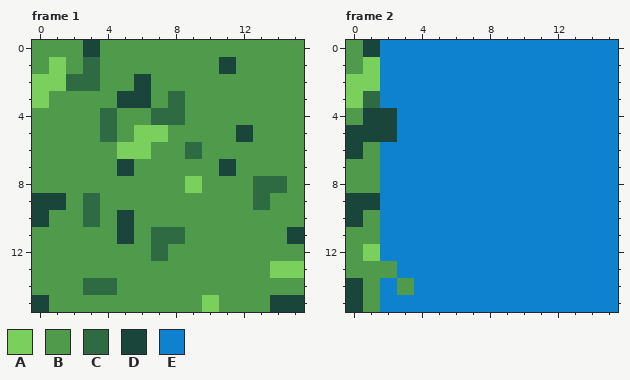
One commit to this pixel-art file: Orbsmash/ContentSource/Tiles/MedievalTiles.aseprite. Above is the file before it was changed.
16x16 pixels, 7 frames. Shown: frame 1, frame 2. The commit also changed other frames, which this record leaves out.
Visible layers, top first: "details", "main", "base".
Palette (. is transparent): A #7bcf5c  B #509b4b  C #2e6a42  D #1a453b  E #0e82ce
Pixels before, frame 1, first column x 0:
 0 BBBDBBBBBBBBBBBB
 1 BABCBBBBBBBDBBBB
 2 AACCBBDBBBBBBBBB
 3 ABBBBDDBCBBBBBBB
 4 BBBBCBBCCBBBBBBB
 5 BBBBCBAABBBBDBBB
 6 BBBBBAABBCBBBBBB
 7 BBBBBDBBBBBDBBBB
 8 BBBBBBBBBABBBCCB
 9 DDBCBBBBBBBBBCBB
10 DBBCBDBBBBBBBBBB
11 BBBBBDBCCBBBBBBD
12 BBBBBBBCBBBBBBBB
13 BBBBBBBBBBBBBBAA
14 BBBCCBBBBBBBBBBB
15 DBBBBBBBBBABBBDD
Pixels before, frame 2, first column x 0:
 0 BDEEEEEEEEEEEEEE
 1 BAEEEEEEEEEEEEEE
 2 AAEEEEEEEEEEEEEE
 3 ACEEEEEEEEEEEEEE
 4 BDDEEEEEEEEEEEEE
 5 DDDEEEEEEEEEEEEE
 6 DBEEEEEEEEEEEEEE
 7 BBEEEEEEEEEEEEEE
 8 BBEEEEEEEEEEEEEE
 9 DDEEEEEEEEEEEEEE
10 DBEEEEEEEEEEEEEE
11 BBEEEEEEEEEEEEEE
12 BAEEEEEEEEEEEEEE
13 BBBEEEEEEEEEEEEE
14 DBEBEEEEEEEEEEEE
15 DBEEEEEEEEEEEEEE
After the commit:
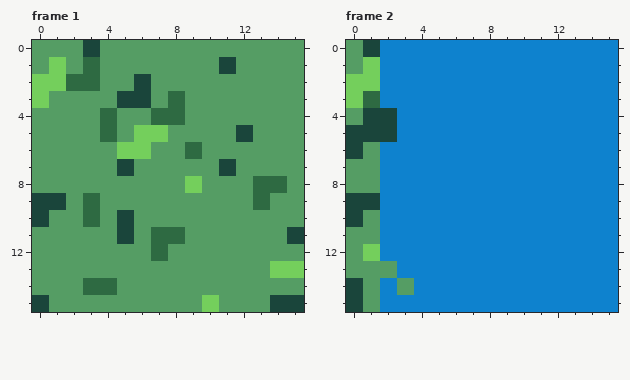
Edits made:
{"colour":"A","old":"#7bcf5c","new":"#74cf5c"}
{"colour":"B","old":"#509b4b","new":"#559d64"}
{"label":"changed","picture_box":[32,40,304,312]}
{"label":"changed","picture_box":[346,40,414,312]}
